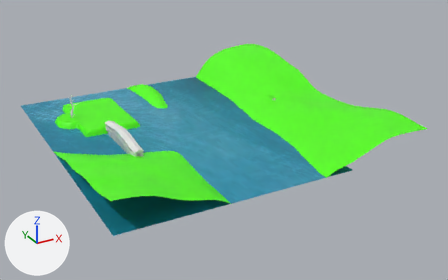
Renders of the FBX model Assets/models/level 1/Terrain.fbx from each side of a commit.
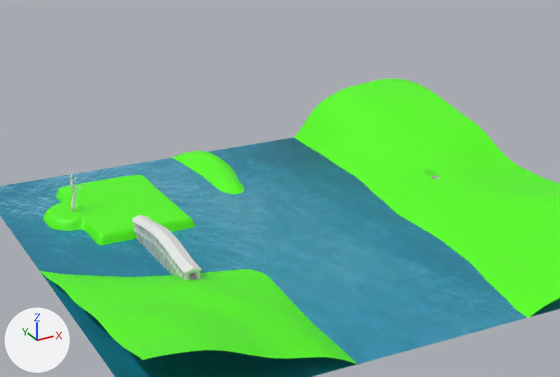
Each version is shown whole from a camera (50 mm lens) standing at (-341.0, -690.0, 319.0) and looking at (25.0, -23.0, -14.0), then close up on the part from 7% to 77% of the width and 0% to 75% of the height. The lights are fixed; the arrows at lower left show +X, +Y and +Z. Where no turn or scale is listed for an object, it has been applied to the vertices.

In view in the first close-up: 'Bridge', 'Ground', 'Tree', 'water'.
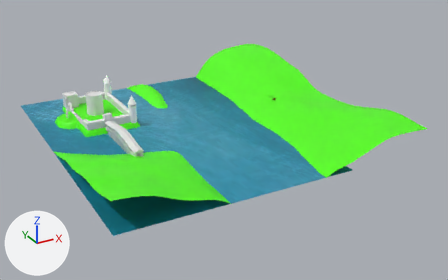
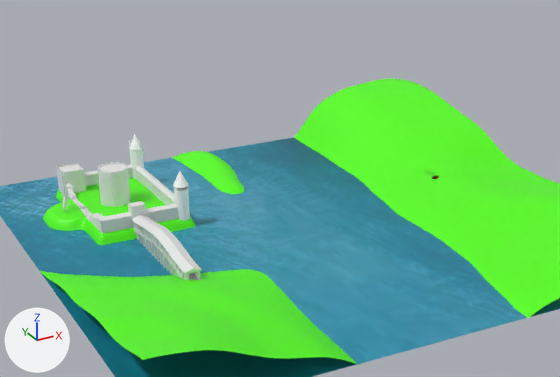
Boxes (x1, y1, x2, y2) around the edits, measured in the close-ups (560 x 377 px):
'tower big (full open)', added: after (98, 162, 131, 207)
'gate', added: after (97, 201, 178, 233)
'Tower (open Cubic)', added: after (56, 163, 86, 196)
'wall (large)', added: after (135, 166, 175, 205)
'tower ( open with roof)', added: after (173, 171, 190, 221)
'tower (roof)', added: after (129, 135, 144, 179)
'wall broken', added: after (66, 183, 104, 230)
'Tree', moved: before (67, 170, 85, 212); after (58, 172, 75, 212)
'wall', added: after (84, 164, 133, 186)

Patch to the scene script:
```diff
--- a/Assets/models/level 1/Terrain.fbx.py
+++ b/Assets/models/level 1/Terrain.fbx.py
@@ mat_material_005 @@
+mat_material_005 = principled_material('Material.005')
+mat_material_005.base_color = (1.0, 1.0, 1.0)  # white #ffffff
@@ me_cone @@
+me_cone.from_pydata(...)  # 362 vertices, 224 faces; spans x -5.9..5.9, y -5.9..5.9, z -27.1..11.8
+me_cone.materials.append(mat_material_005)  # white #ffffff
@@ me_cube_740 @@
+me_cube_740.from_pydata(...)  # 33 vertices, 28 faces; spans x -46.9..0.0, y -5.0..2.3, z -4.7..6.9
@@ me_cube_737 @@
+me_cube_737.from_pydata(...)  # 224 vertices, 194 faces; spans x -11.4..11.4, y -11.4..11.4, z -25.9..2.6
@@ me_cube_741 @@
+me_cube_741.from_pydata(...)  # 668 vertices, 449 faces; spans x -8.7..8.7, y -8.8..8.7, z -12.4..11.2
@@ me_cone_002 @@
+me_cone_002.from_pydata(...)  # 384 vertices, 197 faces; spans x -5.9..5.9, y -5.9..5.9, z -27.1..11.8
+me_cone_002.materials.append(mat_material_005)  # white #ffffff
@@ me_cube_742 @@
+me_cube_742.from_pydata(...)  # 1192 vertices, 1106 faces; spans x -6.1..2.1, y 0.0..82.8, z -6.9..4.9
@@ me_cube_739 @@
+me_cube_739.from_pydata(...)  # 30 vertices, 28 faces; spans x -5.1..2.4, y -1.6..93.8, z -4.7..6.3
@@ me_cube_734 @@
+me_cube_734.from_pydata(...)  # 99 vertices, 61 faces; spans x -28.3..38.5, y -1.2..6.7, z -11.3..5.9
@@ ob_tree @@
 ob_tree = bpy.data.objects.new('Tree', me_cubo)
-ob_tree.location = (-142.9, 99.0, 9.2)
+ob_tree.location = (-148.8, 101.4, 9.2)
@@ ob_tower___open_with_roof @@
+ob_tower___open_with_roof = bpy.data.objects.new('tower ( open with roof)', me_cone)
+ob_tower___open_with_roof.location = (-74.3, 48.8, 31.9)
@@ ob_wall @@
+ob_wall = bpy.data.objects.new('wall', me_cube_740)
+ob_wall.location = (-76.9, 151.4, 11.0)
@@ ob_tower_big__full_open @@
+ob_tower_big__full_open = bpy.data.objects.new('tower big (full open)', me_cube_737)
+ob_tower_big__full_open.location = (-108.7, 102.5, 32.9)
@@ ob_tower__open_cubic @@
+ob_tower__open_cubic = bpy.data.objects.new('Tower (open Cubic)', me_cube_741)
+ob_tower__open_cubic.location = (-130.7, 144.5, 14.7)
@@ ob_tower__roof @@
+ob_tower__roof = bpy.data.objects.new('tower (roof)', me_cone_002)
+ob_tower__roof.location = (-74.3, 148.8, 31.9)
@@ ob_wall_broken @@
+ob_wall_broken = bpy.data.objects.new('wall broken', me_cube_742)
+ob_wall_broken.location = (-133.2, 53.0, 11.7)
@@ ob_wall__large @@
+ob_wall__large = bpy.data.objects.new('wall (large)', me_cube_739)
+ob_wall__large.location = (-73.2, 53.2, 11.7)
@@ ob_gate @@
+ob_gate = bpy.data.objects.new('gate', me_cube_734)
+ob_gate.location = (-110.2, 46.8, 17.4)
```
